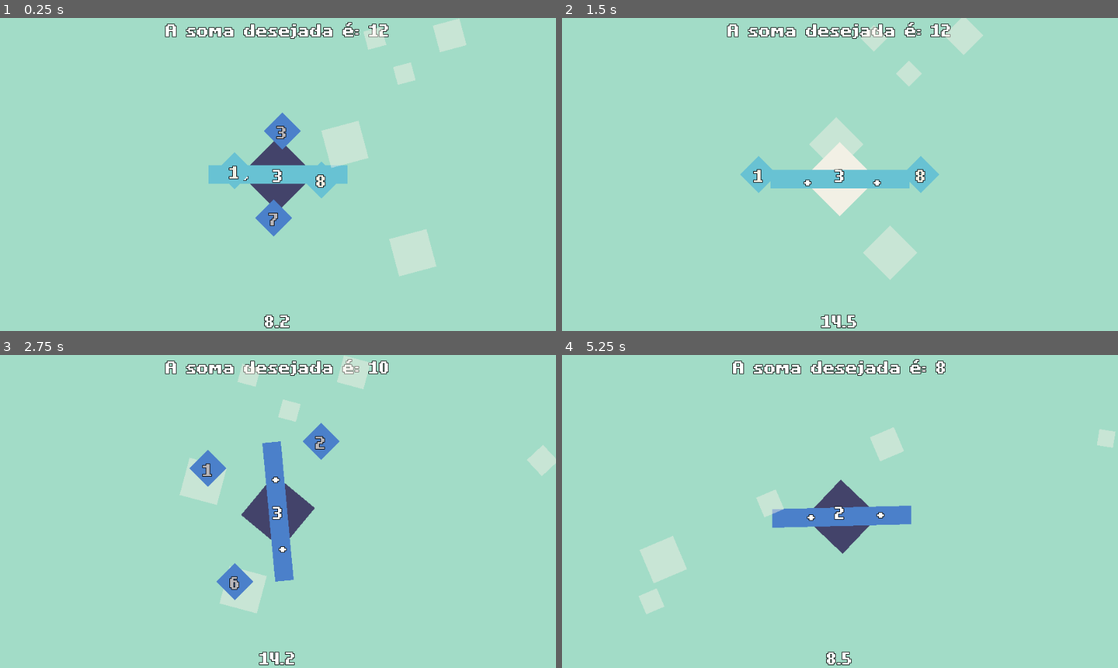
Above: before the commit, frames 1-4 (two rows, left to right).
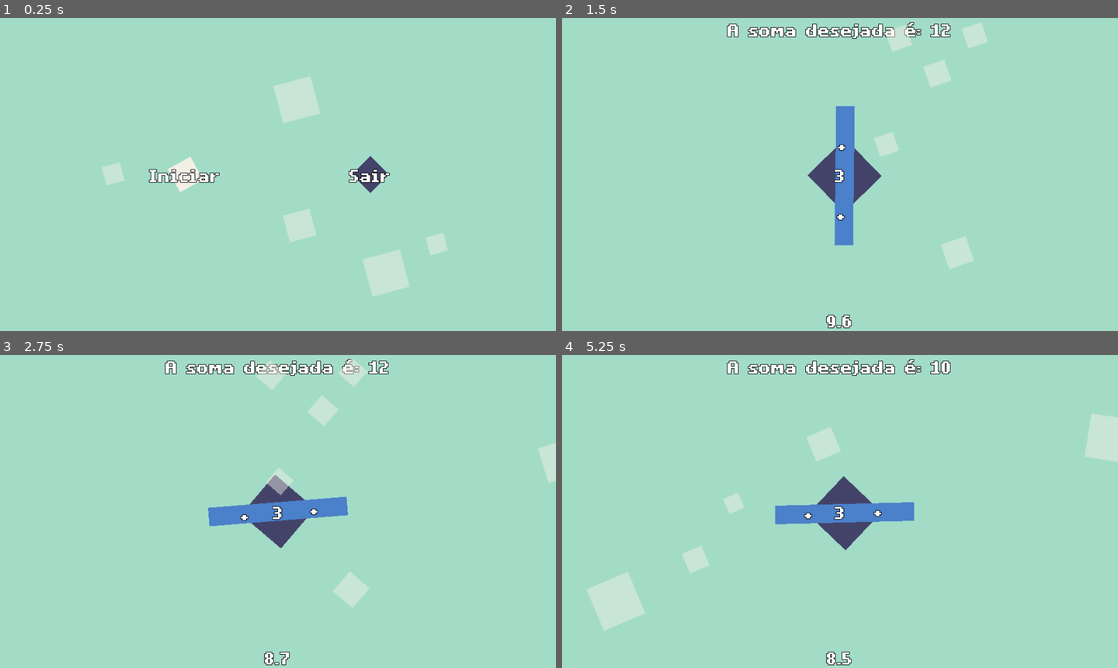
Above: after the commit, the same moments.

Repository: luisfpatrocinio/SquareSum
Game: Godot game, scene res://MainMenu.tscn
The game is run twice, just before and just after one commit, with the same random seed, the same clock (stepped at 60 frames per second) and the same inputs. Before the commit the project starts from res://Level.tscn.
Inputs:
- Up to frame 1 (0.25 s): no input
- Up to frame 2 (1.5 s): tap Enter (ui_accept) at 0.5, 0.6, 0.77, 1.07, 1.35 s; hold Right (ui_right) 0.53-1.28 s; hold Down (ui_down) from 1.28 s (still down)
- Up to frame 3 (2.75 s): tap Enter (ui_accept) at 1.52, 1.82, 2.1 s; release Down (ui_down) at 2.03 s; hold Right (ui_right) from 2.03 s (still down)
- Up to frame 4 (5.25 s): release Right (ui_right) at 2.78 s; hold Up (ui_up) 2.78-3.53 s; tap Enter (ui_accept) at 2.85, 3.02, 3.32, 3.6, 3.77, 4.07, 4.35, 4.52, 4.82, 5.1 s; hold Left (ui_left) 3.53-5.03 s; hold Down (ui_down) from 5.03 s (still down)

The runs differ from the first frame. In frame 1, 10% of the frame differs, in the area x 18-84%, y 0-100%; in frame 2, 7.2%; in frame 3, 6.9%; in frame 4, 6.2%.

Commit message:
Main Menu implementation.

Diff:
--- a/Level.tscn
+++ b/Level.tscn
@@ -22,18 +22,18 @@
 margin_bottom = 540.0
 color = Color( 1, 1, 1, 0 )
 
-[node name="Area2D" type="Area2D" parent="Controller"]
+[node name="Line" type="Area2D" parent="Controller"]
 position = Vector2( 480, 270 )
 script = ExtResource( 3 )
 
-[node name="CollisionShape2D" type="CollisionShape2D" parent="Controller/Area2D"]
+[node name="CollisionShape2D" type="CollisionShape2D" parent="Controller/Line"]
 shape = SubResource( 1 )
 
-[node name="Polygon2D_Fundo" type="Polygon2D" parent="Controller/Area2D"]
+[node name="Polygon2D_Fundo" type="Polygon2D" parent="Controller/Line"]
 color = Color( 0.262745, 0.262745, 0.415686, 1 )
 polygon = PoolVector2Array( 0, -64, 64, 0, 0, 64, -64, 0 )
 
-[node name="Polygon2D" type="Polygon2D" parent="Controller/Area2D"]
+[node name="Polygon2D" type="Polygon2D" parent="Controller/Line"]
 color = Color( 0.294118, 0.501961, 0.792157, 1 )
 polygon = PoolVector2Array( -120, -16, 120, -16, 120, 16, -120, 16 )
 
--- /dev/null
+++ b/MainMenu.gd
@@ -0,0 +1,62 @@
+extends Node2D
+
+const INPUT_COOLDOWN = 16;
+var inputCooldown = -1;
+var selected = 0;
+var options = [];
+var optionScene = preload("res://MenuOption.tscn");
+onready var createPolygonTimer = get_node("createPolygonTimer");
+onready var polygonDeco = preload("res://Polygon.tscn");
+
+# Called when the node enters the scene tree for the first time.
+func _ready() -> void:
+	# Create Options
+	var _optionsNmb = 2;
+	var _spac = 960 / (_optionsNmb + 1);
+	for i in range(_optionsNmb):
+		var _op = optionScene.instance();
+		_op.global_position = Vector2(_spac + _spac * i, 270);
+		_op.no = i
+		add_child(_op);
+		options.append(_op);
+
+	# Create Decoration Polygons
+	for _i in range(5):
+		var _pol = polygonDeco.instance();
+		_pol.global_position = Vector2(
+			randi() % 960,
+			randi() % 480
+		)
+		add_child(_pol)
+
+# Called every frame. 'delta' is the elapsed time since the previous frame.
+func _process(delta: float) -> void:
+	# Reload Input Cooldown
+	if inputCooldown >= 0: inputCooldown -= 1;
+
+	# Get Input
+	var xAxis = Input.get_axis("ui_left", "ui_right");
+	if (xAxis != 0 and inputCooldown < 0):
+		selected += sign(xAxis);
+		selected = clamp(selected, 0, len(options) - 1);
+		inputCooldown = INPUT_COOLDOWN;
+
+	# Highlight
+	for option in options:
+		option.highlighted = (option.no == selected);
+
+	# Confirm Option
+	var confirmKey = Input.is_action_just_pressed("ui_accept");
+	if confirmKey:
+		var _callback = options[selected].callback;
+		if _callback.is_valid():
+			_callback.call_func();
+
+
+func _on_CreatePolygonTimer_timeout() -> void:
+	var _pol = polygonDeco.instance();
+	_pol.global_position = Vector2(
+		960 + 32,
+		randi() % 480
+	)
+	add_child(_pol)
--- /dev/null
+++ b/MainMenu.tscn
@@ -0,0 +1,19 @@
+[gd_scene load_steps=2 format=2]
+
+[ext_resource path="res://MainMenu.gd" type="Script" id=2]
+
+[node name="MainMenu" type="Node2D"]
+script = ExtResource( 2 )
+
+[node name="ColorRect" type="ColorRect" parent="."]
+anchor_right = 1.0
+anchor_bottom = 1.0
+margin_right = 960.0
+margin_bottom = 540.0
+color = Color( 0.635294, 0.862745, 0.780392, 1 )
+
+[node name="CreatePolygonTimer" type="Timer" parent="."]
+wait_time = 2.0
+autostart = true
+
+[connection signal="timeout" from="CreatePolygonTimer" to="." method="_on_CreatePolygonTimer_timeout"]
--- /dev/null
+++ b/MenuOption.gd
@@ -0,0 +1,37 @@
+extends Node2D
+
+var highlighted = false;
+var no = 0;
+onready var polygon = get_node("Polygon2D");
+onready var label = get_node("Label");
+var callback = funcref(self, "startGame");
+
+func _ready() -> void:
+	match no:
+		0:
+			label.text = "Iniciar";
+			callback = funcref(self, "startGame");
+#		1:
+#			label.text = "Tutorial";
+		1:
+			label.text = "Sair";
+			callback = funcref(self, "exitGame");
+
+
+func _process(delta: float) -> void:
+	if highlighted:
+		polygon.rotation_degrees += 64 * delta;
+		if polygon.rotation_degrees > 360: polygon.rotation_degrees -= 360;
+		polygon.color = Color(0.94902, 0.941176, 0.898039);
+	else:
+		var _angTo = floor(polygon.rotation_degrees / 90) * 90;
+		polygon.rotation_degrees = lerp(polygon.rotation_degrees, _angTo, 0.1680);
+		polygon.color = Color(0.262745, 0.262745, 0.415686);
+
+
+func startGame():
+	get_tree().change_scene("res://Level.tscn");
+
+
+func exitGame():
+	get_tree().quit()
--- /dev/null
+++ b/MenuOption.tscn
@@ -0,0 +1,26 @@
+[gd_scene load_steps=3 format=2]
+
+[ext_resource path="res://MenuOption.gd" type="Script" id=1]
+[ext_resource path="res://mnr_theme.tres" type="Theme" id=2]
+
+[node name="MenuOption" type="Node2D"]
+script = ExtResource( 1 )
+
+[node name="Polygon2D" type="Polygon2D" parent="."]
+polygon = PoolVector2Array( 0, -32, 32, 0, 0, 32, -32, 0 )
+
+[node name="Label" type="Label" parent="."]
+anchor_left = 0.5
+anchor_top = 0.5
+anchor_right = 0.5
+anchor_bottom = 0.5
+margin_left = -61.5
+margin_top = -19.0
+margin_right = 61.5
+margin_bottom = 19.0
+grow_horizontal = 2
+grow_vertical = 2
+theme = ExtResource( 2 )
+text = "Iniciar"
+align = 1
+valign = 1
--- a/Roulette.gd
+++ b/Roulette.gd
@@ -2,7 +2,7 @@
 
 onready var NumberScene = preload("res://Number.tscn")
 onready var Controller = get_parent()
-onready var line = get_node("Area2D");
+onready var line = get_node("Line");
 onready var debugLabel = get_node("DebugLabel")
 onready var instructionLabel = get_node("InstructionLabel")
 onready var timer = get_node("Timer")
@@ -252,4 +252,3 @@
 		randi() % 480
 	)
 	add_child(_pol)
-	pass # Replace with function body.
--- a/project.godot
+++ b/project.godot
@@ -11,7 +11,7 @@
 [application]
 
 config/name="Roleta Teste"
-run/main_scene="res://Level.tscn"
+run/main_scene="res://MainMenu.tscn"
 config/icon="res://icon.png"
 
 [display]
